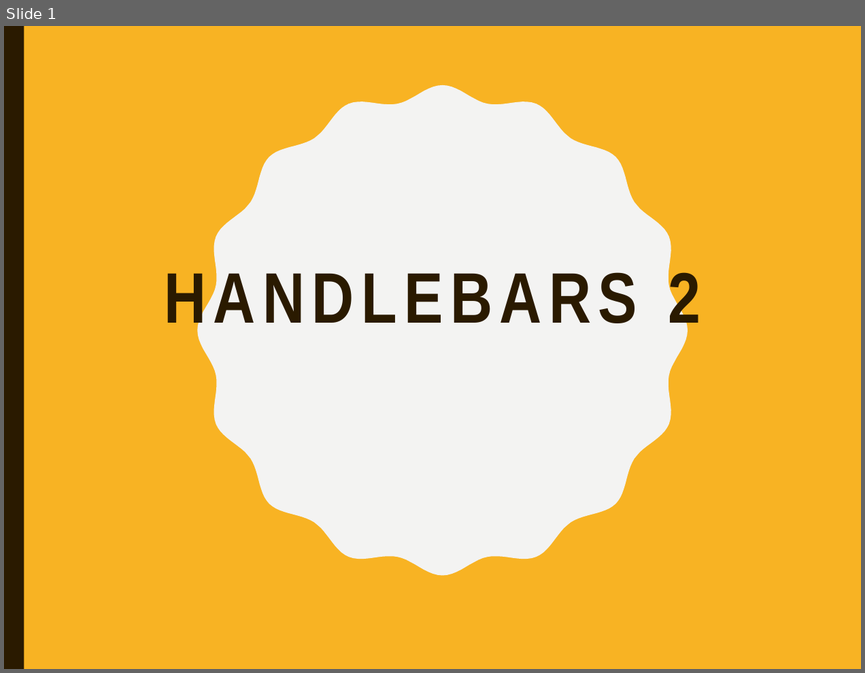
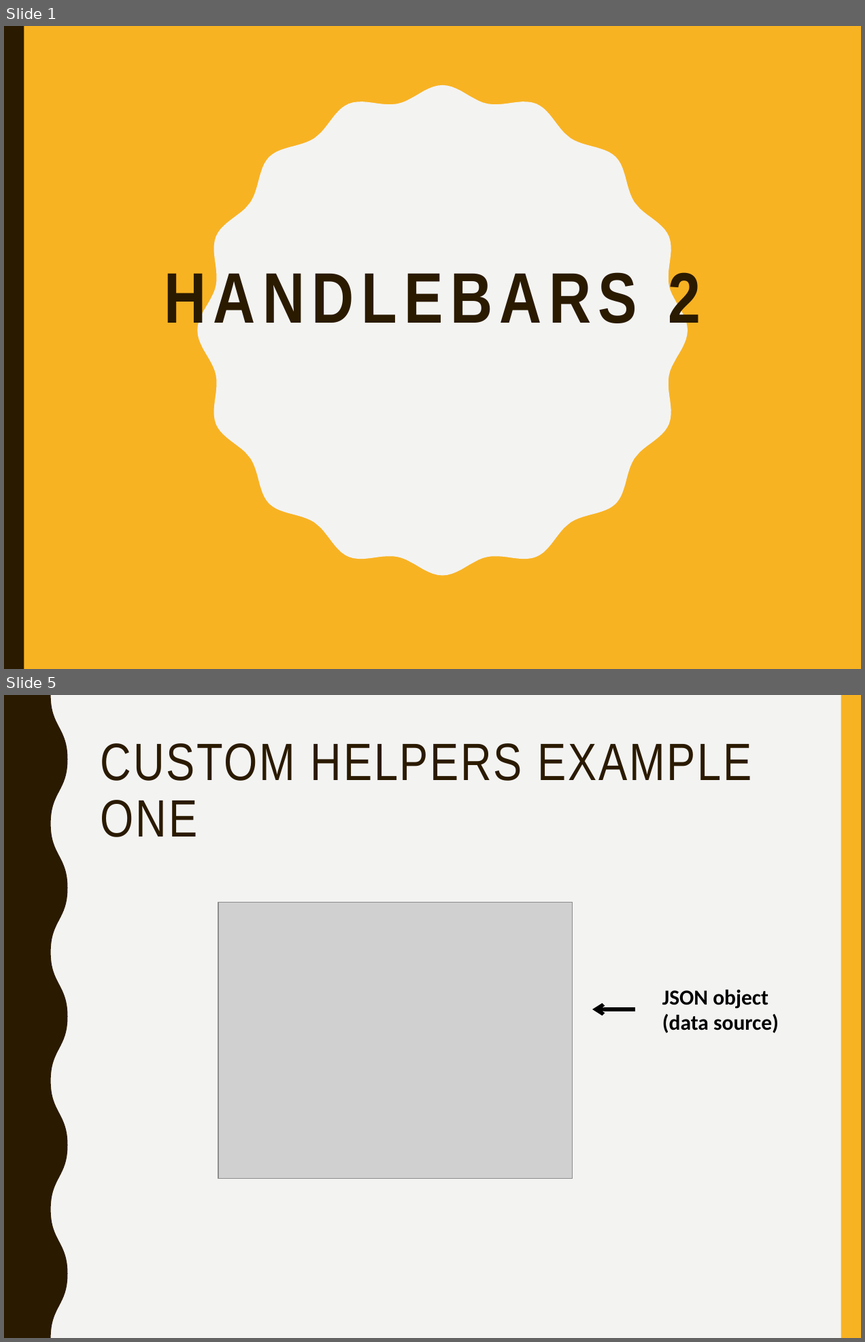
Before and after one commit to mlyngweb1/Website-Development-2-src, a slide deck: topic-10-Handlebars-2/talk-1/talk-1.pptx. Shown one above the other, each under a label of ours: slide 1 before the commit, slides 1 and 5 after it; the slides between them are not shown. The pictures are 865x673 and 865x1342 pixels, drawn with LibreOffice and Linux fonts; fonts in the diff are those of the drawing; grey boxes stand for pictures. Boxes give left, top, right and bottom in pixels: in the first picture for what was removed or moved away, otherwise in the second. Text is boxed around its words. In the diff, an @@ line names an element or a change of style, - is before the commit and + after.

```diff
--- a/topic-10-Handlebars-2/talk-1/talk-1.pptx
+++ b/topic-10-Handlebars-2/talk-1/talk-1.pptx
@@ slide 5 added at (4, 695, 861, 1338), background #F3F3F2 @@
@@ freeform shape added at (4, 695, 67, 1338), fill #2A1A00 @@
@@ rectangle added at (841, 695, 861, 1338), fill #F8B323 @@
@@ title added at (101, 743, 752, 837), 44.1 pt, text #2A1A00 @@
+CUSTOM HELPERS EXAMPLE ONE
@@ picture added at (218, 902, 572, 1178) @@
@@ text added at (662, 989, 779, 1033), 18 pt, text #000000, bold @@
+JSON object (data source)
@@ arrow added from (636, 1009) to (593, 1009), #000000 3 pt @@
```
Also in this commit, not shown: 15 other slides added, 52 other files.
